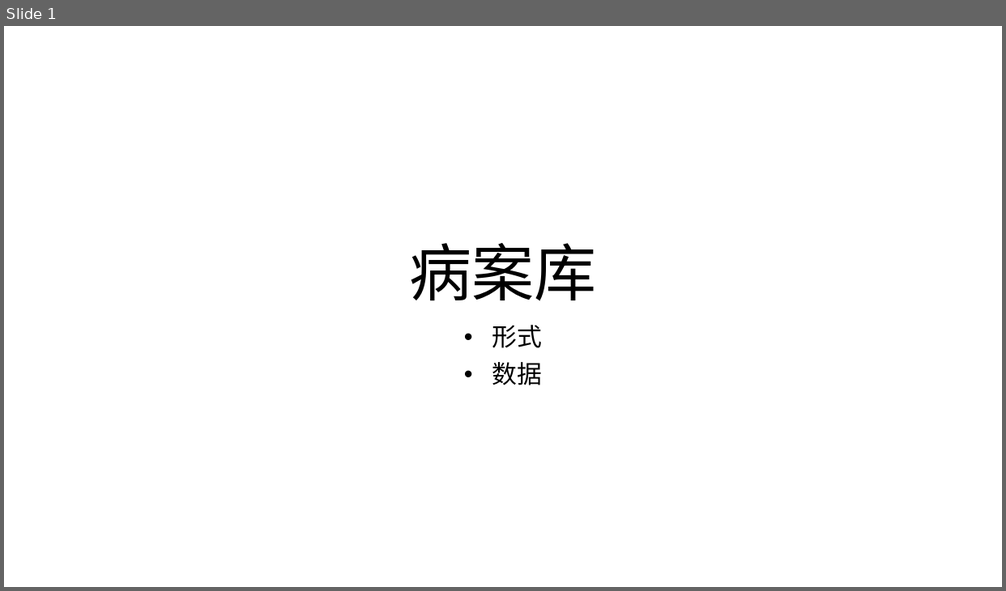
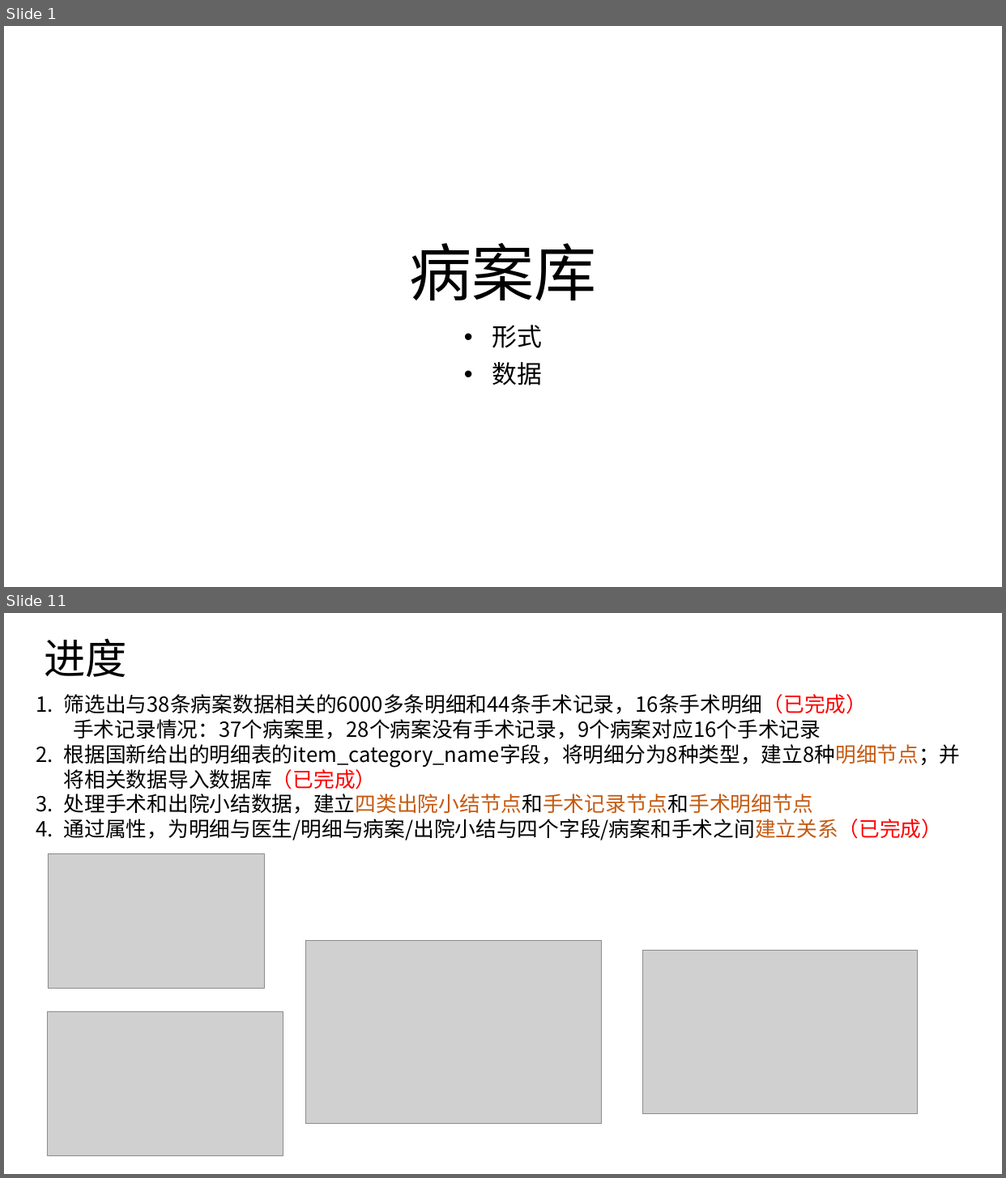
Before and after one commit to zmy1103/GNN_-, a slide deck: 病案库构建/病案库构建方案.pptx. Shown one above the other, each under a label of ours: slide 1 before the commit, slides 1 and 11 after it; the slides between them are not shown. The pictures are 1006x591 and 1006x1178 pixels, drawn with LibreOffice and Linux fonts; fonts in the diff are those of the drawing; grey boxes stand for pictures. Boxes give left, top, right and bottom in pixels: in the first picture for what was removed or moved away, otherwise in the second. Text is boxed around its words. In the diff, an @@ line names an element or a change of style, - is before the commit and + after.

```diff
--- a/病案库构建/病案库构建方案.pptx
+++ b/病案库构建/病案库构建方案.pptx
@@ slide 11 added at <box>4,613,1002,1174</box>, background #FFFFFF @@
@@ title added at <box>44,638,128,677</box>, 40 pt, text #000000 @@
+进度
@@ text added at <box>64,694,961,841</box>, 20 pt, text #000000 @@
+1. 筛选出与38条病案数据相关的6000多条明细和44条手术记录，16条手术明细（已完成）
+  手术记录情况：37个病案里，28个病案没有手术记录，9个病案对应16个手术记录
+2. 根据国新给出的明细表的item_category_name字段，将明细分为8种类型，建立8种明细节点；并将相关数据导入数据库（已完成）
+3. 处理手术和出院小结数据，建立四类出院小结节点和手术记录节点和手术明细节点
+4. 通过属性，为明细与医生/明细与病案/出院小结与四个字段/病案和手术之间建立关系（已完成）
@@ picture added at <box>48,854,264,988</box> @@
@@ picture added at <box>305,941,602,1124</box> @@
@@ picture added at <box>643,951,918,1114</box> @@
@@ picture added at <box>48,1012,283,1156</box> @@
```
Also in this commit, not shown: 3 slides changed, 16 other slides added.
